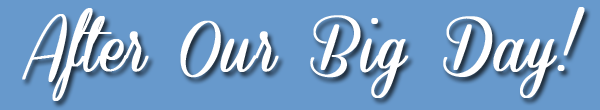
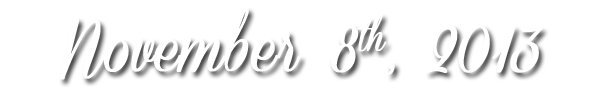
Revision of a layered 600px x 110px image; what changed, layer by layer:
added layer "November 8th, 2013" above "After Our Big Day!" over [60, 7, 543, 80]
hid "After Our Big Day!" over [22, 7, 585, 101]
hid "Layer 0" over [0, 0, 600, 110]
